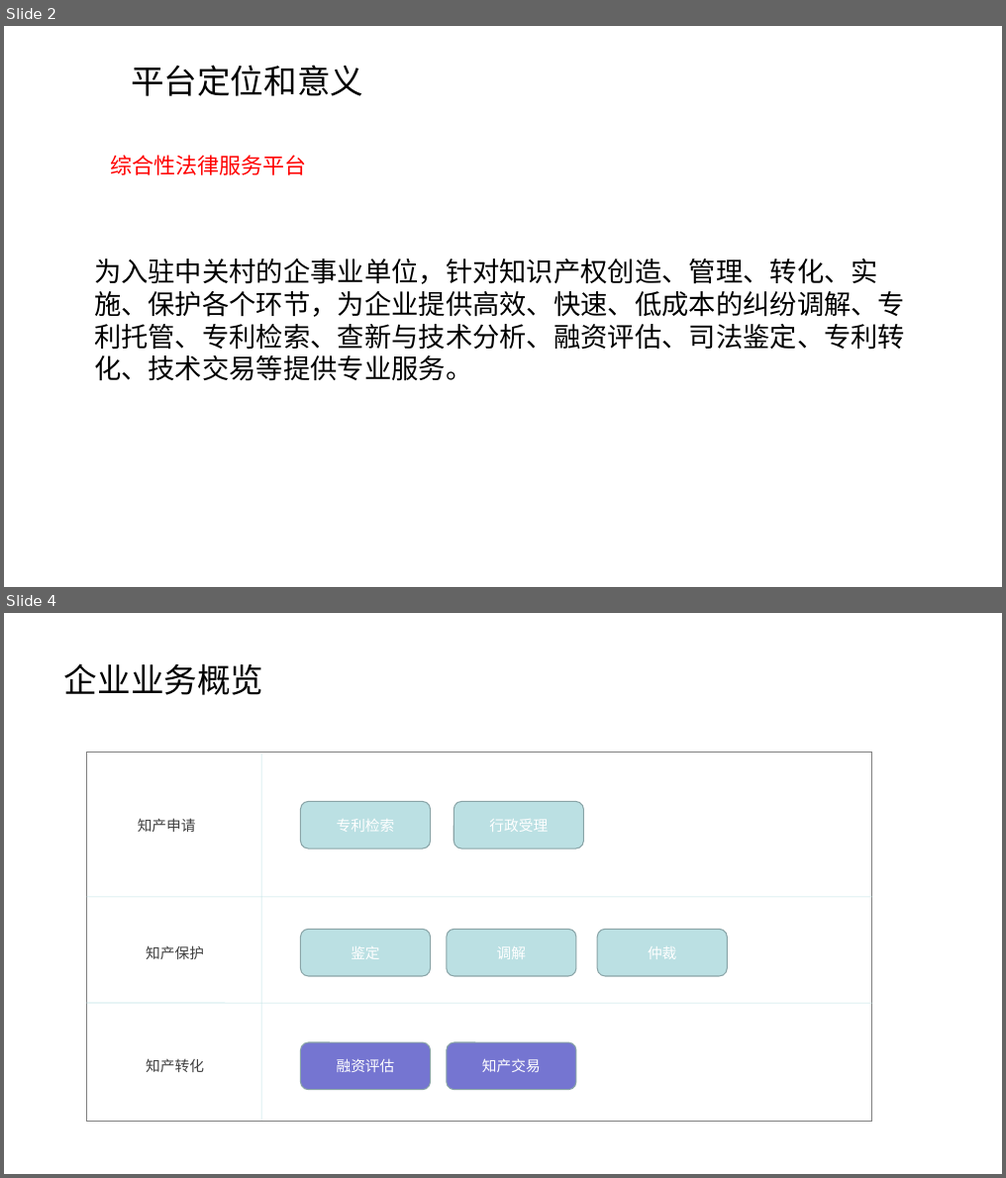
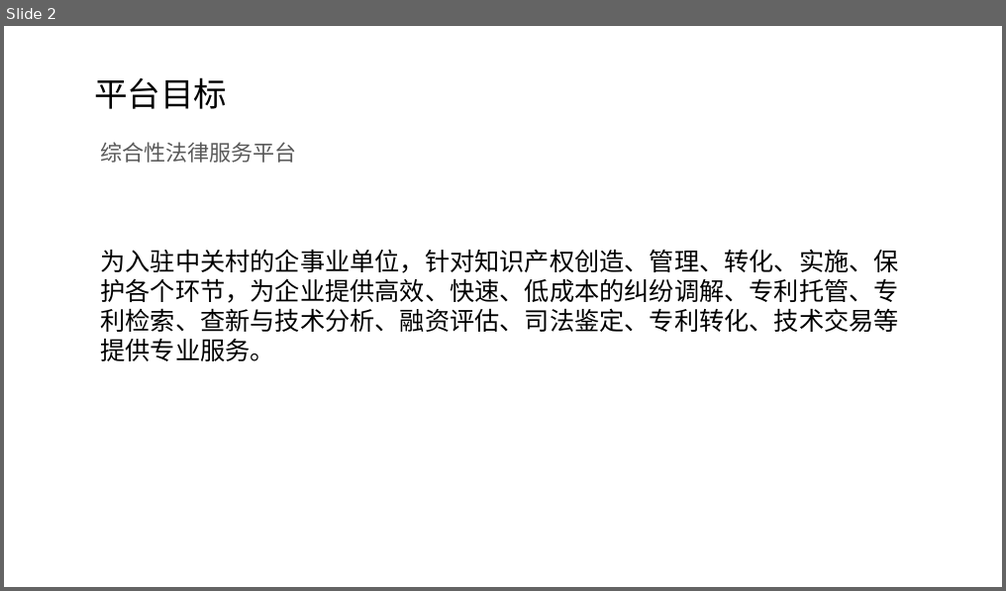
Before and after one commit to petite-chen/data, a slide deck: 资料/1.海知平台介绍.ppt. Shown one above the other, each under a label of ours: slides 2 and 4 before the commit, slide 2 after it; the slides between them are not shown. The pictures are 1006x1178 and 1006x591 pixels, drawn with LibreOffice and Linux fonts; fonts in the diff are those of the drawing. Boxes give left, top, right and bottom in pixels: in the first picture for what was removed or moved away, otherwise in the second. Text is boxed around its words. In the diff, an @@ line names an element or a change of style, - is before the commit and + after.

```diff
--- a/资料/1.海知平台介绍.ppt
+++ b/资料/1.海知平台介绍.ppt
@@ slide 4 removed at (x1=4, y1=613, x2=1002, y2=1174), background #FFFFFF @@
@@ text removed at (x1=64, y1=663, x2=264, y2=695) @@
-企业业务概览
@@ rectangle removed at (x1=86, y1=753, x2=872, y2=1122) @@
@@ line removed from (261, 754) to (261, 1120) @@
@@ text removed at (x1=138, y1=818, x2=196, y2=832) @@
-知产申请
@@ rounded rectangle removed at (x1=300, y1=801, x2=430, y2=849) @@
-专利检索
@@ rounded rectangle removed at (x1=453, y1=801, x2=583, y2=849) @@
-行政受理
@@ line removed from (86, 896) to (872, 896) @@
@@ rounded rectangle removed at (x1=300, y1=929, x2=430, y2=975) @@
-鉴定
@@ rounded rectangle removed at (x1=447, y1=929, x2=575, y2=975) @@
-调解
@@ rounded rectangle removed at (x1=597, y1=929, x2=727, y2=975) @@
-仲裁
@@ text removed at (x1=146, y1=946, x2=204, y2=959) @@
-知产保护
@@ line removed from (86, 1003) to (872, 1003) @@
@@ rounded rectangle removed at (x1=300, y1=1043, x2=430, y2=1089) @@
-融资评估
@@ rounded rectangle removed at (x1=447, y1=1043, x2=575, y2=1089) @@
-知产交易
@@ text removed at (x1=146, y1=1059, x2=204, y2=1072) @@
-知产转化
@@ slide 2 changed as well @@
@@ text at (x1=94, y1=77, x2=227, y2=109): text changed @@
-平台定位和意义
+平台目标
@@ text "综合性法律服务平台" moved from (x1=111, y1=155, x2=307, y2=175) to (x1=101, y1=142, x2=297, y2=163) @@
@@ text "综合性法律服务平台" at (x1=101, y1=142, x2=297, y2=163): text colour #FF0000 to #595959 @@
@@ text "为入驻中关村的企事业单位，针对知识产权创造、管理、转化、实施、保护各个环节，为企业提供高效、快速、低成本的纠纷调解、专利 ..." moved from (x1=94, y1=259, x2=905, y2=381) to (x1=101, y1=249, x2=899, y2=362) @@
@@ text "为入驻中关村的企事业单位，针对知识产权创造、管理、转化、实施、保护各个环节，为企业提供高效、快速、低成本的纠纷调解、专利 ..." at (x1=101, y1=249, x2=899, y2=362): size 26 to 24 pt, font Arial to Noto Sans CJK SC @@
```
Also in this commit, not shown: 1 other slide changed, 9 slides added, 4 other slides removed, 4 other files.
